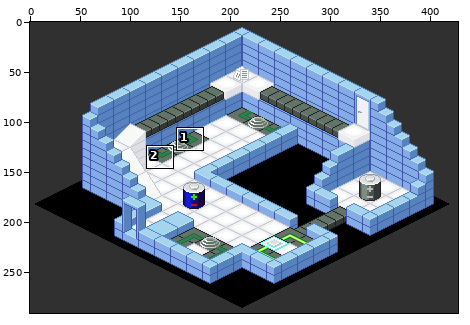
Sprite sheet -- trunk/images/levelshots/10-2.png. Above, an overview of the earlier version with the close-up marked.
Close-up. Earlier state:
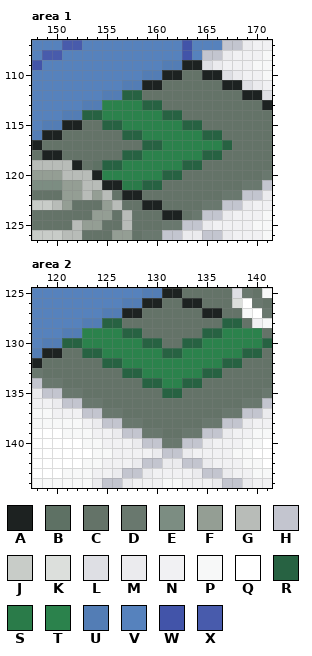
The file is 428x291 pixels. Colours within 5 levels of each other are drawn and written as one. Shown: area 1: x 148..171, y 107..126; area 2: x 118..141, y 125..144. The commit also changed other parts of the picture, which this record leaves out.
Palette (. is transparent): A #1d2221  B #5e7164  C #647368  D #69786e  E #7c8d82  F #949e94  G #b8bcb8  H #c3c5cf  J #c8ccc8  K #dcdfdc  L #dedfe4  M #ebebee  N #f1f1f3  P #f7f8f8  Q #ffffff  R #276242  S #2a7b49  T #2b824c  U #537db5  V #5682bd  W #4254a9  X #485bac
Pixels before, area 1, first column x 148:
107 VVVXXVVVVVVVVVVWVVVHHMNN
108 VXXVVVVVVVVVVVVWVHHMNNNP
109 WVVVVVVVVVVVVUUAALMNNNPP
110 VVVVVVVVVVVUUAACCAALMNNP
111 VVVVVVVVVUUAACCCCCCAALMN
112 VVVVVVVUURRCCCCCCCCCCAAL
113 VVVVVUUTTTTRRCCCCCCCCCCA
114 VVVUURRTTTTTTRRCCCCCCCCC
115 VUUAACCRRTTTTTTRRCCCCCCC
116 UAACCCCCCRRTTTTTTRRCCCCC
117 ACCCCCCCCCCRRTTTTTTRCCCC
118 CAACCCCCCRRTTTTTTRRCCCCC
119 GGGGACBRRTTTTTTRRCCCCCCC
120 FFFGGGATTTTTTRRCCCCCCCCD
121 EEEFFGGAASSRRCCCCCCCCDDH
122 CCCFFGFGCAACCCCCCCCDDHHM
123 JJGFCCCFGCCAACCCCDDHHMNN
124 CCCCCCFFCGCCCAACDHHMNNNP
125 CCCCGFFCCGCCCDDHHMNNNNPP
126 JJJGGCCCFFCDDHHMMHHMNNNP
Pixels before, area 2, first column x 118:
125 VVVVVVVVVVVUUAACCCCCLDCP
126 VVVVVVVVVUUAACCAACCCKQDC
127 VVVVVVVUUAACCCCCCAACCPQD
128 VVVVVUURRCCCCCCCCCCRRCNP
129 VVVUUTTTTRRCCCCCCRRTTTTC
130 VUURRTTTTTTRRCCRRTTTTTTR
131 UAACCRRTTTTTTRRTTTTTTRRC
132 ACCCCCCRRTTTTTTTTTTRRCCC
133 DCCCCCCCCRRTTTTTTRRCCCCC
134 HDDCCCCCCCCRRTTRRCCCCCCC
135 MHHDDCCCCCCCCRRCCCCCCCCD
136 NNMHHDDCCCCCCCCCCCCCCDDH
137 PPNNNHHDDCCCCCCCCCCDDHHM
138 PPPPPNMHHDDCCCCCCDDHHMNN
139 QQQPPPNNMHHDDCCDDHHMNNPP
140 QQQQQPPNNNMHHDDHHMNNNPPQ
141 QQQQQQPPNNNNMHHMNNNNPPQQ
142 QQQQQPPNNNMHHMMHHMNNNPPQ
143 QQQPPPNNMHHMNNNNMHHMNNPP
144 PPPPPPMHHMNNNPPNNNMHHMNN
After:
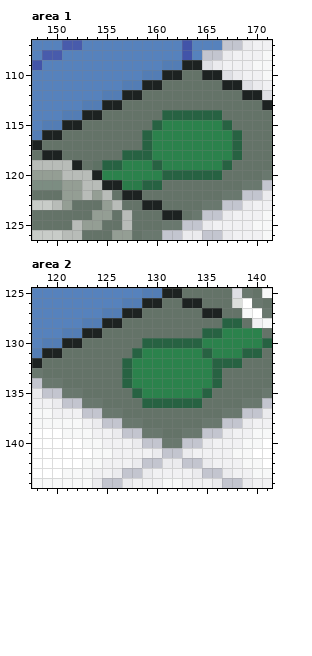
The edit:
Area 1:
Colour A replaces colour R in row 112 at x 157 to 158; in row 114 at x 153 to 154.
Colour A replaces colour T in row 113 at x 155 to 156.
Colour C replaces colour R in row 113 at x 159 to 160; in row 115 at x 155 to 156; in row 116 at x 157 to 158.
Colour C replaces colour T in row 113 at x 157 to 158; in row 114 at x 155 to 160; in row 115 at x 157 to 159.
Colour R replaces colour C in row 114 at x 163 to 166; in row 115 at x 167; in rows 116 to 118 at x 168; in row 119 at x 167; in row 120 at x 163 to 166.
Colour R replaces colour T in row 115 at x 160; in row 116 at x 159; in row 118 at x 159; in row 119 at x 160.
Colour T replaces colour C in row 115 at x 165 to 166; in row 116 at x 167; in row 118 at x 167; in row 119 at x 165 to 166.
Colour T replaces colour R in row 115 at x 163 to 164; in row 116 at x 165 to 166; in row 117 at x 160 and 167; in row 118 at x 165 to 166; in row 119 at x 163 to 164.
Area 2:
Colour A replaces colour R in row 128 at x 125 to 126; in row 130 at x 121 to 122.
Colour A replaces colour T in row 129 at x 123 to 124.
Colour C replaces colour R in row 129 at x 127 to 128; in row 131 at x 123 to 124; in row 132 at x 125 to 126.
Colour C replaces colour T in row 129 at x 125 to 126; in row 130 at x 123 to 128; in row 131 at x 125 to 127.
Colour R replaces colour C in row 130 at x 131 to 132; in row 134 at x 127 and 136; in row 135 at x 128 and 135; in row 136 at x 129 to 134.
Colour R replaces colour T in row 131 at x 128 and 135; in row 132 at x 127 and 136.
Colour T replaces colour C in row 134 at x 128 and 135; in row 135 at x 129 to 130 and 133 to 134.
Colour T replaces colour R in row 131 at x 131 to 132; in row 133 at x 128 and 135; in row 134 at x 129 to 130 and 133 to 134; in row 135 at x 131 to 132.
Changed places in both close-ups, as pixel boxes (x1, y1, x2, y2):
changed: (82, 90, 242, 180)
changed: (62, 318, 222, 408)
